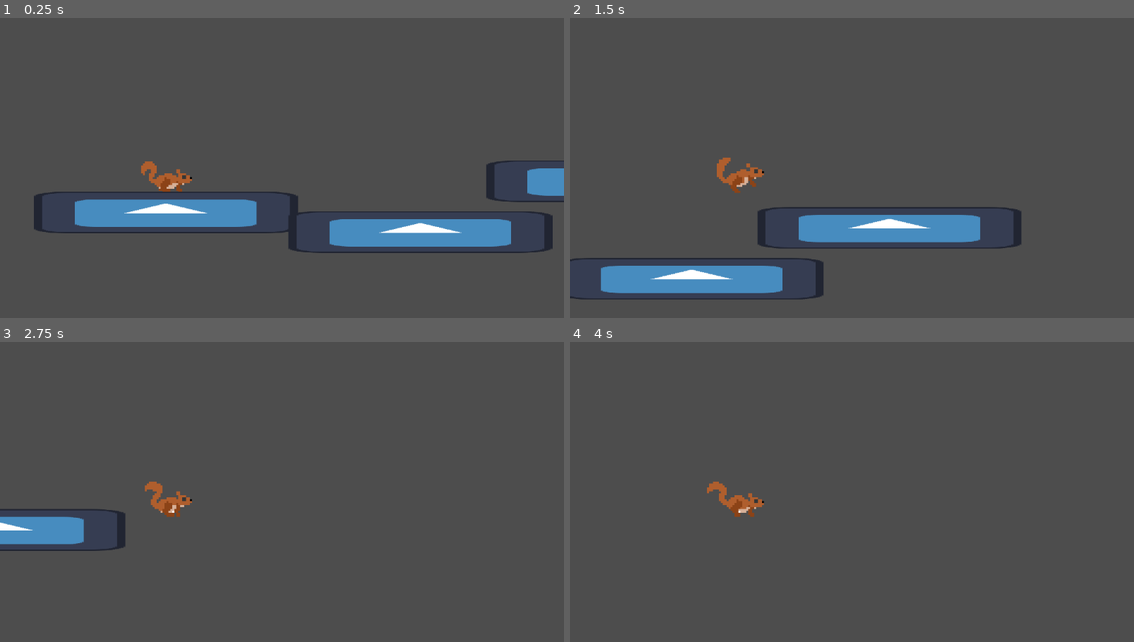
Above: before the commit, frames 1-4 (two rows, left to right).
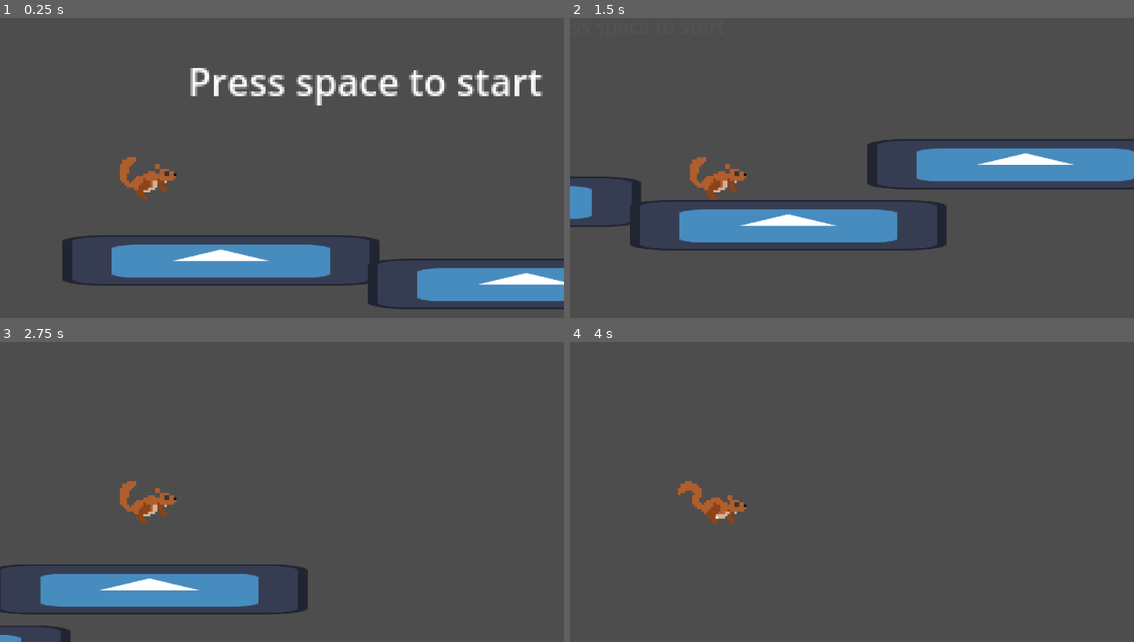
Above: after the commit, the same moments.

Repository: JuJuz1/Glide-the-fire
Game: Godot game, scene res://scenes/World.tscn
Same seed, same stepped clock (60 frames per second), same inputs: the game is played once before the commit and once after it. The engine's default icon, where the game draws it, is replaced by a stand-in: a white triangle on a blue panel in a dark square.
Inputs:
- Up to frame 1 (0.25 s): no input
- Up to frame 2 (1.5 s): tap Space (interact) at 0.5, 1.35 s; hold Space (interact) 0.53-1.28 s
- Up to frame 3 (2.75 s): hold Space (interact) from 2.03 s (still down)
- Up to frame 4 (4 s): release Space (interact) at 2.78 s; tap Space (interact) at 2.85 s; hold Space (interact) from 3.53 s (still down)

The runs differ from the first frame. In frame 1, 21% of the frame differs, in the area x 6-100%, y 16-97%; in frame 2, 16%; in frame 3, 8.0%; in frame 4, 0.9%.

Commit message:
UI node and starting the game

Diff:
--- a/project.godot
+++ b/project.godot
@@ -19,6 +19,12 @@
 
 GameManager="res://scripts/game_manager.gd"
 
+[display]
+
+window/size/viewport_width=960
+window/size/viewport_height=540
+window/stretch/scale_mode="integer"
+
 [input]
 
 interact={
--- a/scenes/World.tscn
+++ b/scenes/World.tscn
@@ -1,5 +1,6 @@
-[gd_scene load_steps=4 format=3 uid="uid://bjdhlac7dut2t"]
+[gd_scene load_steps=5 format=3 uid="uid://bjdhlac7dut2t"]
 
+[ext_resource type="Script" path="res://scripts/ui.gd" id="1_7gref"]
 [ext_resource type="PackedScene" uid="uid://4oxacnipp3cb" path="res://scenes/player.tscn" id="1_e68gs"]
 [ext_resource type="Texture2D" uid="uid://cflafbysfr30m" path="res://graphics/icon.svg" id="2_cfnnw"]
 
@@ -8,7 +9,31 @@
 
 [node name="World" type="Node2D"]
 
+[node name="UI" type="Control" parent="."]
+unique_name_in_owner = true
+layout_mode = 3
+anchors_preset = 0
+offset_left = -53.0
+offset_top = -90.0
+offset_right = 104.0
+offset_bottom = -65.0
+script = ExtResource("1_7gref")
+
+[node name="CanvasLayer" type="CanvasLayer" parent="UI"]
+
+[node name="Start" type="RichTextLabel" parent="UI"]
+auto_translate_mode = 1
+layout_mode = 0
+offset_left = 56.0
+offset_top = -6.0
+offset_right = 216.0
+offset_bottom = 22.0
+pivot_offset = Vector2(80, 14)
+text = "Press space to start"
+
 [node name="Player" parent="." instance=ExtResource("1_e68gs")]
+unique_name_in_owner = true
+process_mode = 4
 position = Vector2(-12, -41)
 
 [node name="StaticBody2D" type="StaticBody2D" parent="."]
--- a/scripts/game_manager.gd
+++ b/scripts/game_manager.gd
@@ -1,14 +1,25 @@
 extends Node
+
+## UI node
+var interface = null
+var player = null
 
 
 # Called when the node enters the scene tree for the first time.
 func _ready():
 	# Set process mode to always, used for e.g. pausing the game
 	self.process_mode = Node.PROCESS_MODE_ALWAYS
+	interface = get_node("/root/World/%UI")
+	player = get_node("/root/World/%Player")
 
 
 # Check for input
-func _input(delta):
+func _input(_event):
 	if Input.is_action_just_pressed("pause"):
 		get_tree().paused = not get_tree().paused
 		#get_tree().reload_current_scene()
+	# Starting the game
+	if Input.is_action_just_pressed("interact"):
+		if player.process_mode == Node.PROCESS_MODE_DISABLED:
+			player.process_mode = Node.PROCESS_MODE_INHERIT
+			interface.remove_start()
--- a/scripts/player.gd
+++ b/scripts/player.gd
@@ -1,3 +1,5 @@
+## Player character
+
 extends CharacterBody2D
 
 ## Speed
@@ -5,7 +7,7 @@
 ## Jump height and scale for the gravity
 const JUMP_VELOCITY = -300.0
 const GRAVITY_SCALE = 0.8
-## Constant gravity when gliding, has to be quite large due to multiplying with delta
+## Constant gravity when gliding
 const GRAVITY_GLIDE = 3000.0
 
 @onready var animation = $AnimatedSprite2D
@@ -24,13 +26,16 @@
 
 	if is_on_floor():
 		animation.play("run")
-		animation.rotation = 0
+		#animation.rotation = 0
 
 	# Jumping
 	if Input.is_action_just_pressed("interact") and is_on_floor():
 		velocity.y = JUMP_VELOCITY
 		animation.stop()
 		animation.play("jump")
+		var tween = create_tween().set_trans(Tween.TRANS_CUBIC).set_ease(Tween.EASE_IN_OUT)
+		tween.tween_property(animation, "scale", Vector2(1, 0.9), 0.05)
+		tween.tween_property(animation, "scale", Vector2(1, 1), 0.05)
 		#animation.rotate(PI / 20)
 
 	# Gliding
--- /dev/null
+++ b/scripts/ui.gd
@@ -0,0 +1,15 @@
+## Controlling the UI
+
+extends Control
+
+
+# Called when the node enters the scene tree for the first time.
+func _ready():
+	pass # Replace with function body.
+
+
+# Remove start label vanishing it slowly
+func remove_start():
+	var tween = create_tween().set_trans(Tween.TRANS_CUBIC).set_ease(Tween.EASE_IN_OUT).set_parallel(true)
+	tween.tween_property($Start, "modulate:a", 0, 1.25)
+	tween.tween_property($Start, "scale", Vector2(0, 0), 2)
